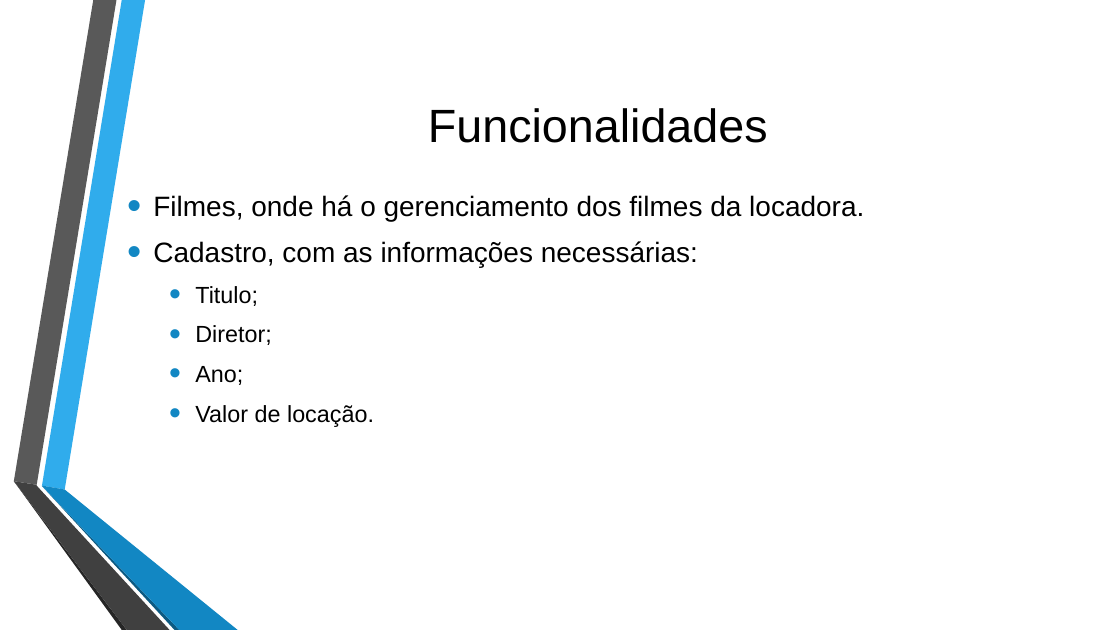
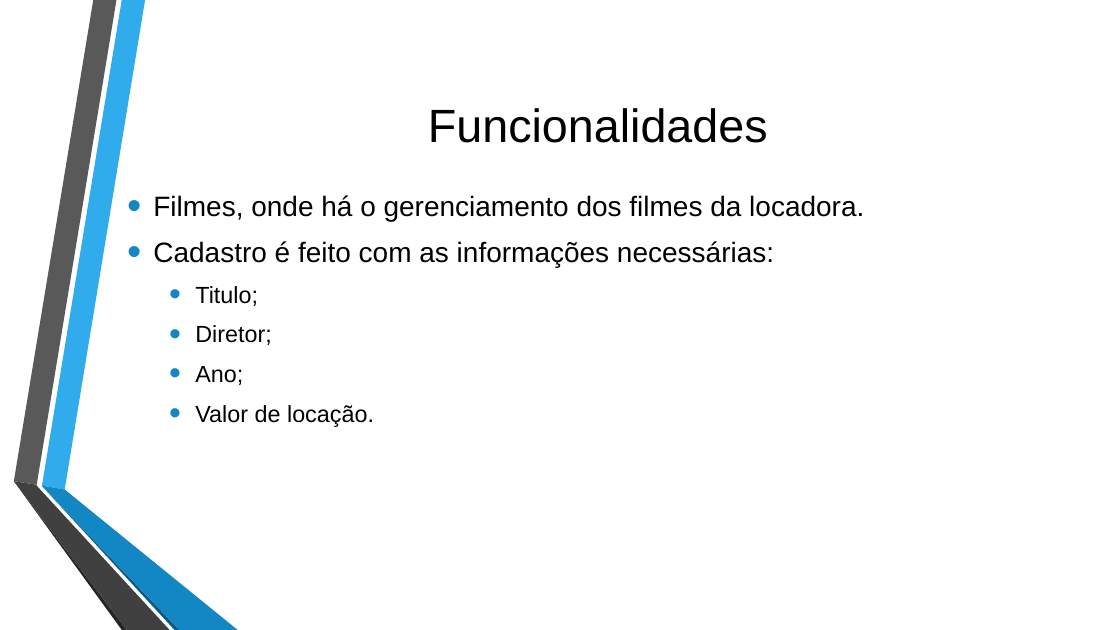
Before and after one commit to Rodrigojxj/ProjetoFinal_POO_2018.2_LocadoraDeVideo, a slide deck: slide 5 of LoopInfinito - Apresentação final.pptx. Drawn at 1120x630 pixels with LibreOffice and Linux fonts; fonts in the diff are those of the drawing; background and template pictures are left out. Boxes give left, top, right and bottom in pixels: in the first picture for what was removed or moved away, otherwise in the second. Text is boxed around its words. In the diff, an @@ line names an element or a change of style, - is before the commit and + after.

Commit message:
Slide com Alterações necessárias

```diff
--- a/LoopInfinito - Apresentação final.pptx
+++ b/LoopInfinito - Apresentação final.pptx
@@ text at (x1=153, y1=241, x2=774, y2=267): text changed @@
-  • Cadastro, com as informações necessárias:
+  • Cadastro é feito com as informações necessárias:
```
Also in this commit, not shown: 7 other slides changed.
